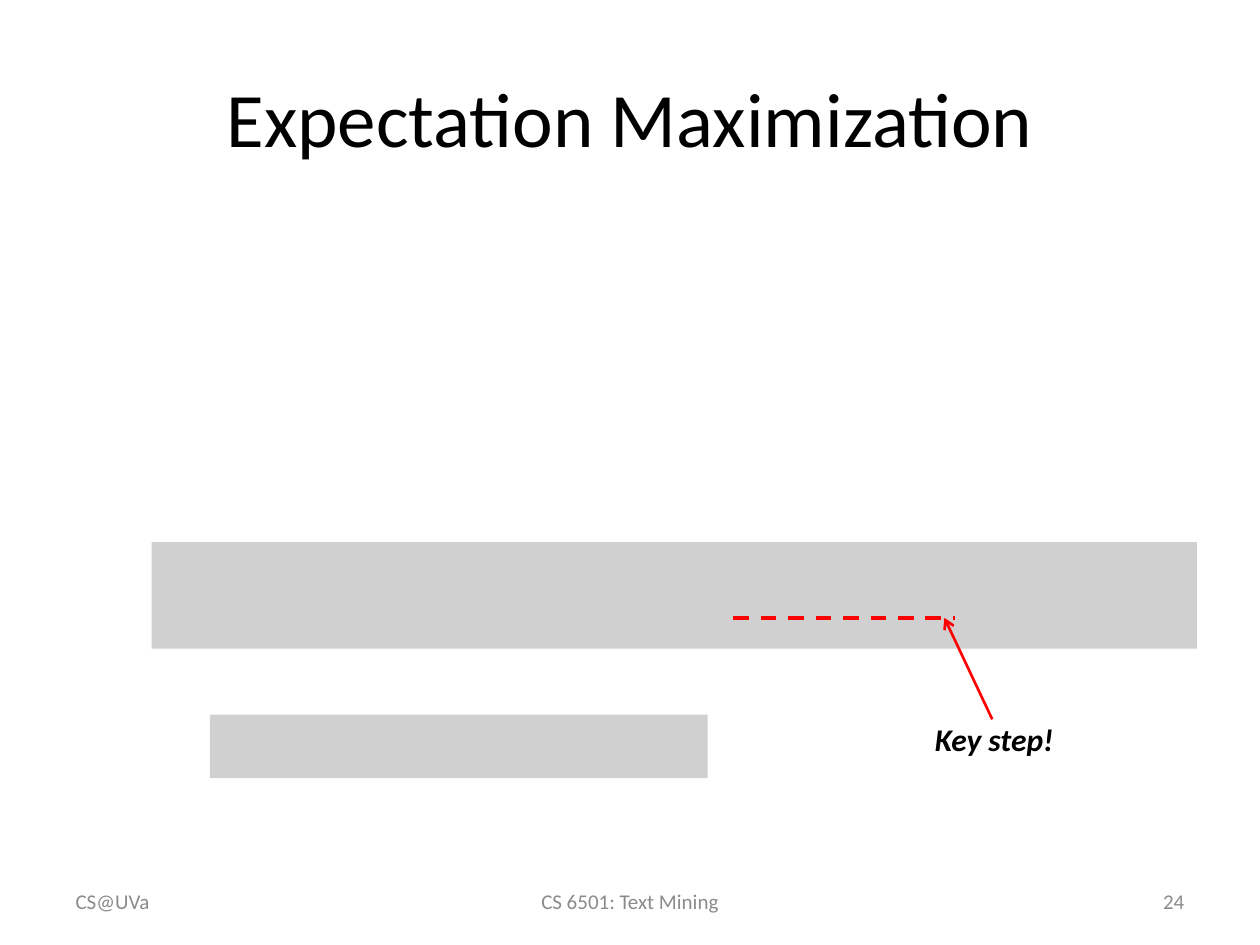
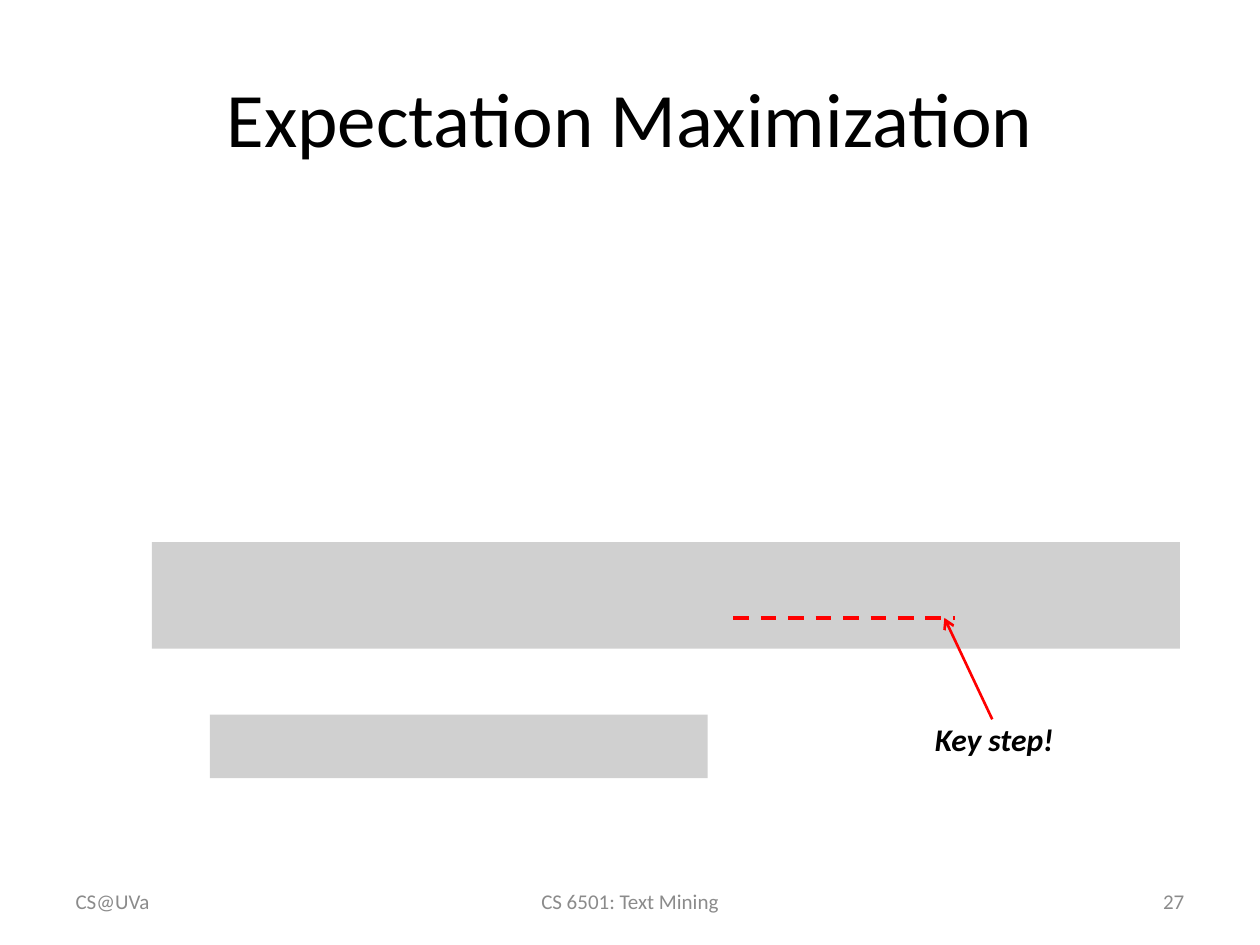
Before and after one commit to wang296/CS6501-Text-Mining, a slide deck: slide 27 of docs/k-means.pptx (slide 24 before the commit). Drawn at 1260x945 pixels with LibreOffice and Linux fonts; fonts in the diff are those of the drawing; grey boxes stand for pictures. Boxes give left, top, right and bottom in pixels: in the first picture for what was removed or moved away, otherwise in the second. Text is boxed around its words. In the diff, an @@ line names an element or a change of style, - is before the commit and + after.

```diff
--- a/docs/k-means.pptx
+++ b/docs/k-means.pptx
@@ picture: place and size @@
-picture at [151, 542, 1197, 649]
+picture at [151, 542, 1179, 649]
@@ page number at [1163, 895, 1184, 909]: text changed @@
-24
+27
```
Also in this commit, not shown: 2 other slides changed, 3 slides added, 8 other files.
